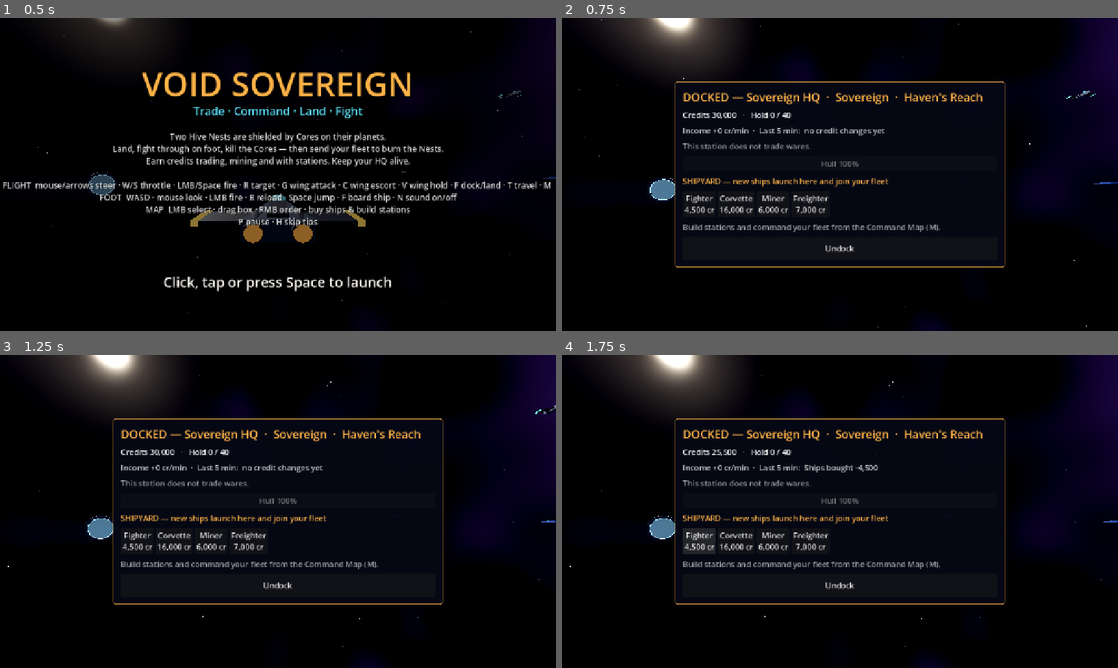
Above: before the commit, frames 1-4 (two rows, left to right).
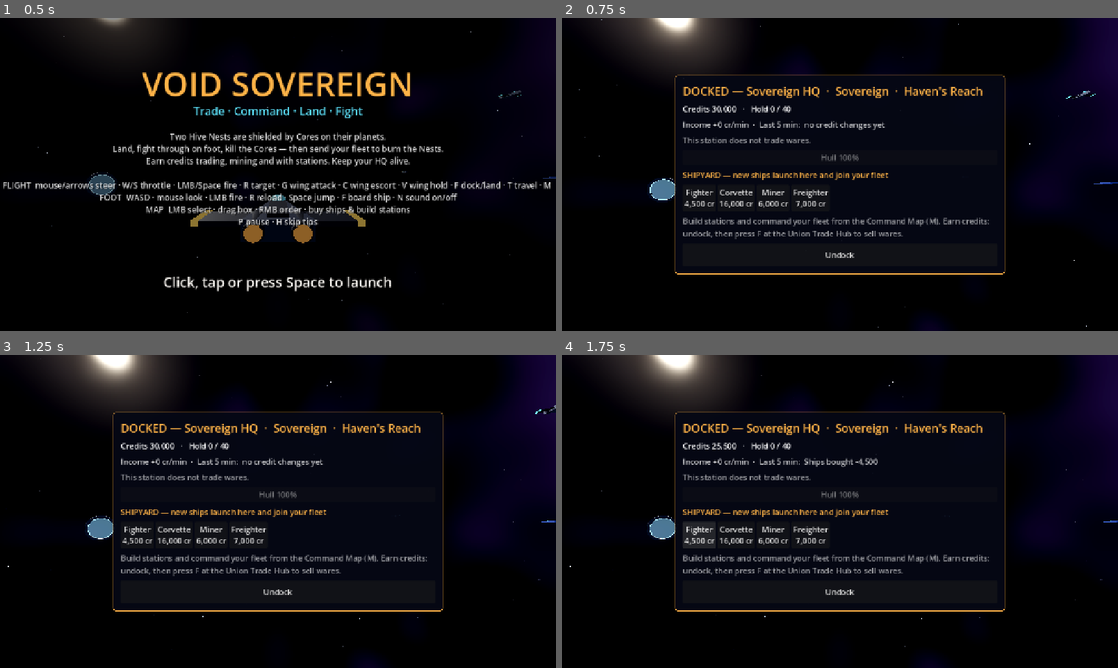
Above: after the commit, the same moments.

Repository: iladin/godot-web-games
Game: Godot game, scene res://scenes/main.tscn
Two runs of this game, one before a commit and one after it. Both use one fixed random seed, a clock stepped at 60 frames per second and the inputs below.
Inputs (mouse positions are in pixels of both pictures, inside the frame that each line leads up to):
- Up to frame 1 (0.5 s): no input
- Up to frame 2 (0.75 s): tap Enter (ui_accept) at 0.5 s; move the mouse to (962, 158) at 0.52 s; hold Up (pitch_up) from 0.53 s (still down); hold Shift (boost) from 0.53 s (still down); tap F (act) at 0.6 s; click (962, 158) at 0.67 s
- Up to frame 3 (1.25 s): keep holding Up (pitch_up); keep holding Shift (boost); tap Enter (ui_accept) at 0.77 s
- Up to frame 4 (1.75 s): release Up (pitch_up) at 1.25 s; release Shift (boost) at 1.25 s; click "Fighter 4,500 cr" at 1.25 s

Frame 1 is identical in both runs. In frame 2, 7.7% of the frame differs, in the area x 20-80%, y 18-82%; in frame 3, 7.7%; in frame 4, 7.9%.

Commit message:
studio(S0029): VS-032 First-minute touch and UX bundle
Touch ACT wording + earn hint, wing buttons to left column, map panel fold fix, shots.sh stale-PNG guard.
QA PASS, check.sh PASS.

Co-Authored-By: Claude Sonnet 5.5 <noreply@anthropic.com>
Claude-Session: https://claude.ai/code/session_016YmgZn2rENdFZaMGNL45AF

Diff:
--- a/games/void-sovereign/scripts/main.gd
+++ b/games/void-sovereign/scripts/main.gd
@@ -229,7 +229,7 @@
 		return
 	docked_at = st
 	space.set_docked(true)
-	dock.open(u, st)
+	dock.open(u, st, touch.active)
 	_set_mode("dock")
 
 
--- a/games/void-sovereign/scripts/selftest.gd
+++ b/games/void-sovereign/scripts/selftest.gd
@@ -303,6 +303,7 @@
 	_test_ai_journeys()
 	_test_sfx()
 	_test_hints()
+	_test_touch_ux()
 	_test_ledger()
 	_test_save_game()
 	_test_run_save_file()
@@ -801,6 +802,39 @@
 	u.credits = saved_credits
 
 
+## VS-032: touch layouts never overlap hit zones (RUN/JUMP, wing row), and touch wording says ACT/MAP.
+func _test_touch_ux() -> void:
+	for sz: Vector2 in [Vector2(1280, 720), Vector2(900, 720), Vector2(1280, 800)]:
+		for l: String in TouchControls.LAYOUTS:
+			var cs := TouchControls.layout_circles(l, sz)
+			for i in cs.size():
+				var ci: Dictionary = cs[i]
+				var p: Vector2 = ci["c"]
+				var r: float = ci["r"] * 1.15
+				assert(p.x - r >= 0.0 and p.x + r <= sz.x and p.y - r >= 0.0 and p.y + r <= sz.y, "%s button %s on screen at %s" % [l, ci["name"], str(sz)])
+				for j in range(i + 1, cs.size()):
+					var cj: Dictionary = cs[j]
+					var gap := p.distance_to(cj["c"]) - r - float(cj["r"]) * 1.15
+					assert(gap >= TouchControls.BTN_GAP, "%s: %s and %s hit zones overlap at %s (gap %.1f)" % [l, ci["name"], cj["name"], str(sz), gap])
+	var wing_x: float = -1.0
+	for c: Dictionary in TouchControls.layout_circles("flight", Vector2(1280, 720)):
+		if str(c["name"]).begins_with("wing_"):
+			assert((c["c"] as Vector2).x < 128.0, "wing row sits in the left column, off the world labels")
+			wing_x = (c["c"] as Vector2).x
+	assert(wing_x > 0.0, "flight layout has the wing buttons")
+	var u2 := Universe.new()
+	u2.setup(7)
+	var tch := Hud.objective_for(u2, true)
+	var kb := Hud.objective_for(u2, false)
+	assert(tch.contains("ACT") and not tch.contains("press F") and not tch.contains("M:"), "touch objective uses ACT wording: " + tch)
+	assert(kb.contains("press F"), "keyboard objective keeps F")
+	assert(Hud.earn_hint(true).contains("tap ACT") and Hud.earn_hint(false).contains("(F)"), "earn hint wording")
+	var dh := DockPanel.hq_hint(true)
+	assert(dh.contains("MAP") and dh.contains("ACT") and dh.contains("Earn") and not dh.contains("(M)"), "touch HQ dock text")
+	assert(DockPanel.hq_hint(false).contains("(M)") and DockPanel.hq_hint(false).contains("press F"), "keyboard HQ dock text")
+	print("touch ux: no overlapping buttons, ACT wording OK")
+
+
 func _test_marker_layout() -> void:
 	var col := Color.WHITE
 	var a: Array[Dictionary] = [
--- a/games/void-sovereign/scripts/test_driver.gd
+++ b/games/void-sovereign/scripts/test_driver.gd
@@ -2,7 +2,7 @@
 extends RefCounted
 ## Headless/automation hooks. `--autoplay` (used by scripts/check.sh) walks every layer
 ## in ~15 s; `--shot=<scenario> --shotfile=<png>` stages a scenario and saves a screenshot.
-## Scenarios: sortie combat_long title title_continue title_continue_touch title_confirm map dock ledger ledger_dock ledger_map surface surface_far touch touch_surface over over_map win death combat hints
+## Scenarios: sortie combat_long title title_continue title_continue_touch title_confirm map dock dock_touch touch_wing ledger ledger_dock ledger_map surface surface_far touch touch_surface over over_map win death combat hints
 ## hints_touch (+ _long variants).
 
 const TITLE_HOLD_FRAMES := 10   # autoplay idles this long on the title before launching
@@ -118,7 +118,8 @@
 			"map":
 				g._set_mode("map")
 				g.map._order_button("all")
-			"dock":
+			"dock", "dock_touch":
+				g.touch.active = g.shot_mode == "dock_touch"
 				g._on_dock(g.u.hq)
 			"ledger", "ledger_dock", "ledger_map":   # VS-024: HUD cr/min + last-5-min breakdown
 				g.space.autoplay = false
@@ -136,7 +137,7 @@
 				g._on_land(0)
 			"surface_far":
 				g._on_land(0)
-			"touch":
+			"touch", "touch_wing":
 				g.touch.active = true
 				g.touch.set_layout("none")
 				g.touch.set_layout("flight")
@@ -193,6 +194,8 @@
 		sv.fps.look_at(Vector3(sv.core_pos.x, sv.fps.position.y, sv.core_pos.z), Vector3.UP)
 		sv.fps.rotation.x = 0.0
 		sv.fps.rotation.z = 0.0
+	if g.shot_mode == "map" and _ap_step == 1 and t > 2.5:   # VS-032: buy/build buttons visible without scrolling
+		assert(g.map.fold_ok(), "map side panel: BUILD STATION buttons below the fold at %s" % str(g.map.size))
 	var wait := 6.0 if g.shot_mode == "surface" or g.shot_mode == "surface_far" else 3.0
 	if g.shot_mode == "sortie":
 		wait = 9.0
--- a/games/void-sovereign/scripts/ui/dock_panel.gd
+++ b/games/void-sovereign/scripts/ui/dock_panel.gd
@@ -16,7 +16,13 @@
 var _ship_btns: Dictionary = {}
 
 
-func open(p_u: Universe, p_st: StationData) -> void:
+## VS-032: HQ footer; touch wording uses MAP/ACT and points at income.
+static func hq_hint(touch: bool) -> String:
+	return "Build stations and command your fleet from the Command Map (%s). Earn credits: undock, then %s at the Union Trade Hub to sell wares." % [
+		"tap MAP" if touch else "M", "tap ACT" if touch else "press F"]
+
+
+func open(p_u: Universe, p_st: StationData, touch_active: bool = false) -> void:
 	u = p_u
 	st = p_st
 	for c in get_children():
@@ -97,7 +103,8 @@
 			_ship_btns[cls] = b
 	if st.kind == "hq":
 		var hint := Label.new()
-		hint.text = "Build stations and command your fleet from the Command Map (M)."
+		hint.text = hq_hint(touch_active)
+		hint.autowrap_mode = TextServer.AUTOWRAP_WORD_SMART
 		hint.modulate = Color(1, 1, 1, 0.6)
 		box.add_child(hint)
 	var undock := Button.new()
--- a/games/void-sovereign/scripts/ui/hud.gd
+++ b/games/void-sovereign/scripts/ui/hud.gd
@@ -2,6 +2,7 @@
 extends Control
 ## Flight + surface HUD, drawn by hand. Reads state from the views; never mutates it.
 
+const CYAN_HINT := Color("8fd8ff")
 const AMBER := Color("ffb347")
 const CYAN := Color("5ee6ff")
 const HIVE := Color("ff3b8d")
@@ -79,7 +80,10 @@
 	_draw_top(sz)
 	_draw_messages(sz)
 	if mode == "flight":
-		_txt(Vector2(0, sz.y - 14), "OBJECTIVE  " + objective(), 17, Color(AMBER, 0.85), HORIZONTAL_ALIGNMENT_CENTER, sz.x)
+		var tch := space != null and space.touch != null and space.touch.active
+		_txt(Vector2(0, sz.y - 14), "OBJECTIVE  " + objective_for(u, tch), 17, Color(AMBER, 0.85), HORIZONTAL_ALIGNMENT_CENTER, sz.x)
+		if u.ledger.income_per_min(u.time) <= 0.0:   # VS-032: nudge new players toward income
+			_txt(Vector2(0, sz.y - 38), earn_hint(tch), 15, Color(CYAN_HINT, 0.8), HORIZONTAL_ALIGNMENT_CENTER, sz.x)
 	if dmg_flash > 0.0:
 		var c := Color(1, 0.1, 0.2, dmg_flash * 0.35)
 		draw_rect(Rect2(0, 0, sz.x, 18), c)
@@ -327,8 +331,17 @@
 
 
 func objective() -> String:
+	return objective_for(u, false)
+
+
+## VS-032: touch players have no F or M key; say ACT / MAP instead.
+static func earn_hint(touch: bool) -> String:
+	return "Need credits? Dock at the Union Trade Hub (%s) and sell wares" % ("tap ACT" if touch else "F")
+
+
+static func objective_for(u: Universe, touch: bool) -> String:
 	if u.sectors[u.hq.sector].planet_state == "hive":
-		return "Fly to planet %s, press F to land, and destroy its Hive Core" % u.sectors[u.hq.sector].planet_name
+		return "Fly to planet %s, %s to land, and destroy its Hive Core" % [u.sectors[u.hq.sector].planet_name, "tap ACT" if touch else "press F"]
 	var shielded: Array[String] = []
 	var exposed: Array[String] = []
 	for n: StationData in u.alive_nests():
@@ -337,7 +350,7 @@
 		else:
 			exposed.append(u.sectors[n.sector].name)
 	if not exposed.is_empty():
-		return "Nest exposed in %s — bring your fleet (M: select warships, right-click the Nest)" % ", ".join(PackedStringArray(exposed))
+		return "Nest exposed in %s — bring your fleet (%s)" % [", ".join(PackedStringArray(exposed)), "tap MAP, Select warships, then Tap-to-order on the Nest" if touch else "M: select warships, right-click the Nest"]
 	if not shielded.is_empty():
 		return "Kill the Hive Cores on %s to drop the Nest shields" % ", ".join(PackedStringArray(shielded))
 	return "Hold the line"
--- a/games/void-sovereign/scripts/ui/map_view.gd
+++ b/games/void-sovereign/scripts/ui/map_view.gd
@@ -28,6 +28,9 @@
 var _drag_now: Vector2 = Vector2.ZERO
 var _side: VBoxContainer
 var _info: Label
+var _head: Label
+var _scroll: ScrollContainer
+var _build_grid: GridContainer
 var _sel_label: Label
 var _order_btns: Dictionary = {}
 var _buy_btns: Dictionary = {}
@@ -84,24 +87,25 @@
 	scroll.offset_bottom = -8
 	scroll.horizontal_scroll_mode = ScrollContainer.SCROLL_MODE_DISABLED
 	add_child(scroll)
+	_scroll = scroll
 	_side = VBoxContainer.new()
 	_side.custom_minimum_size = Vector2(SIDE_W - 30, 0)
 	_side.add_theme_constant_override("separation", 6)
 	scroll.add_child(_side)
-	_info = Label.new()
-	_info.autowrap_mode = TextServer.AUTOWRAP_WORD_SMART
-	_side.add_child(_info)
-	_sel_label = Label.new()
-	_sel_label.autowrap_mode = TextServer.AUTOWRAP_WORD_SMART
-	_sel_label.add_theme_color_override("font_color", AMBER)
-	_side.add_child(_sel_label)
+	# VS-032: one-line status first, details (fleet, ledger, selection) after the buy/build
+	# buttons, so BUY SHIPS / BUILD STATION stay on screen at 900x720 without scrolling.
+	_head = Label.new()
+	_head.autowrap_mode = TextServer.AUTOWRAP_WORD_SMART
+	_head.add_theme_color_override("font_color", AMBER)
+	_head.add_theme_font_size_override("font_size", 15)
+	_side.add_child(_head)
 	var orders := GridContainer.new()
 	orders.columns = 2
 	_side.add_child(orders)
 	for o: Array in [["patrol", "Patrol"], ["escort", "Escort me"], ["trade", "Auto-trade"], ["mine", "Auto-mine"], ["idle", "Stop"], ["all", "Select warships"]]:
 		var b := Button.new()
 		b.text = o[1]
-		b.custom_minimum_size = Vector2(140, 40)
+		b.custom_minimum_size = Vector2(140, 34)
 		var key: String = o[0]
 		b.pressed.connect(func() -> void: _order_button(key))
 		orders.add_child(b)
@@ -119,7 +123,7 @@
 	_side.add_child(buys)
 	for cls: String in Defs.PLAYER_BUYABLE:
 		var b2 := Button.new()
-		b2.custom_minimum_size = Vector2(140, 48)
+		b2.custom_minimum_size = Vector2(140, 42)
 		b2.clip_text = true
 		b2.pressed.connect(func() -> void:
 			var s := u.buy_ship(cls, u.hq)
@@ -131,18 +135,31 @@
 	var builds := GridContainer.new()
 	builds.columns = 2
 	_side.add_child(builds)
+	_build_grid = builds
 	for kind: String in Defs.PLAYER_BUILDABLE:
 		var b3 := Button.new()
-		b3.custom_minimum_size = Vector2(140, 48)
+		b3.custom_minimum_size = Vector2(140, 42)
 		b3.clip_text = true
 		b3.pressed.connect(func() -> void: build_kind = kind if build_kind != kind else "")
 		builds.add_child(b3)
 		_build_btns[kind] = b3
+	_info = Label.new()
+	_info.autowrap_mode = TextServer.AUTOWRAP_WORD_SMART
+	_side.add_child(_info)
+	_sel_label = Label.new()
+	_sel_label.autowrap_mode = TextServer.AUTOWRAP_WORD_SMART
+	_sel_label.add_theme_color_override("font_color", AMBER)
+	_side.add_child(_sel_label)
 	var close := Button.new()
 	close.text = "Close map (M)"
 	close.custom_minimum_size = Vector2(0, 48)
 	close.pressed.connect(func() -> void: close_requested.emit())
 	_side.add_child(close)
+
+
+## VS-032: true when the last BUILD STATION button ends inside the side scroll area (no scrolling needed).
+func fold_ok() -> bool:
+	return _build_grid.get_global_rect().end.y <= _scroll.get_global_rect().end.y + 0.5
 
 
 func _header(s: String) -> Label:
@@ -187,7 +204,8 @@
 			counts[c] = int(counts.get(c, 0)) + 1
 	var fleet := ", ".join(counts.keys().map(func(k: String) -> String: return "%s ×%d" % [k, counts[k]]))
 	var pstate := {"hive": "Hive Core (threat %d)" % s.level, "colony": "Your colony", "union": "Union world"}
-	_info.text = "%s\nPlanet %s: %s\nCredits %s\nFleet: %s\n%s" % [s.name, s.planet_name, pstate[s.planet_state], Hud._fmt(u.credits), fleet if fleet != "" else "none", Hud.ledger_text(u, 4)]
+	_head.text = "Credits %s  ·  %s" % [Hud._fmt(u.credits), "%d selected" % selected.size() if not selected.is_empty() else "none selected"]
+	_info.text = "%s\nPlanet %s: %s\nFleet: %s\n%s" % [s.name, s.planet_name, pstate[s.planet_state], fleet if fleet != "" else "none", Hud.ledger_text(u, 4)]
 	if selected.is_empty():
 		_sel_label.text = "Click or drag-box your ships to select. Right-click to order."
 	else:
@@ -195,7 +213,7 @@
 		for id: int in selected.slice(0, 6):
 			var sh := u.get_ent(id) as ShipData
 			lines.append("%s — %s%s" % [sh.display_name, sh.order, "" if sh.sector == view_sector else " (%s)" % u.sectors[sh.sector].name])
-		_sel_label.text = "%d selected\n%s" % [selected.size(), "\n".join(lines)]
+		_sel_label.text = "\n".join(lines)
 	for cls: String in _buy_btns:
 		var cost := int(Defs.SHIP[cls]["cost"])
 		(_buy_btns[cls] as Button).text = "%s\n%s" % [Defs.SHIP[cls]["name"], Hud._fmt(cost)]
--- a/games/void-sovereign/scripts/ui/touch_controls.gd
+++ b/games/void-sovereign/scripts/ui/touch_controls.gd
@@ -10,6 +10,11 @@
 ## Utility row (SND/TRVL/MAP) sits below the HUD message log (top-right, 24 px per line from
 ## y=30): clear of 4 stacked messages, above ACT, and right of the centred tutorial tip box.
 const TOP_ROW_Y := 190.0
+## VS-032: wing orders sit in a column on the left edge (world labels and the ship fill the
+## centre-right); RUN is spaced so its hit zone clears JUMP's.
+const WING_R := 32.0
+const WING_X := 52.0
+const BTN_GAP := 8.0    # min clear gap between any two buttons' hit zones (selftest)
 
 var active: bool = false          # a touch has ever been seen
 var layout: String = "none"       # none | flight | surface
@@ -28,14 +33,14 @@
 const LAYOUTS: Dictionary = {
 	"flight": [["fire", "FIRE", Vector2(-120, -130), 62.0], ["boost", "BOOST", Vector2(-250, -90), 0.0],
 		["thr_up", "THR+", Vector2(-110, -290), 0.0], ["thr_dn", "THR-", Vector2(-230, -230), 0.0],
-		["target", "TGT", Vector2(-360, -80), 0.0], ["act", "ACT", Vector2(-120, -420), 0.0],
+		["target", "TGT", Vector2(-372, -80), 0.0], ["act", "ACT", Vector2(-120, -420), 0.0],
 		["map", "MAP", Vector2(-80, TOP_ROW_Y), 0.0], ["travel", "TRVL", Vector2(-200, TOP_ROW_Y), 0.0],
 		["mute", "SND", Vector2(-320, TOP_ROW_Y), 0.0],
-		["wing_atk", "ATK", Vector2(-400, TOP_ROW_Y + 80.0), 0.0], ["wing_esc", "ESC", Vector2(-520, TOP_ROW_Y + 80.0), 0.0],
-		["wing_hold", "HOLD", Vector2(-640, TOP_ROW_Y + 80.0), 0.0]],
+		["wing_atk", "ATK", Vector2(WING_X, 290.0), WING_R], ["wing_esc", "ESC", Vector2(WING_X, 374.0), WING_R],
+		["wing_hold", "HOLD", Vector2(WING_X, 458.0), WING_R]],
 	"surface": [["fire", "FIRE", Vector2(-120, -130), 62.0], ["jump", "JUMP", Vector2(-250, -90), 0.0],
 		["reload", "RLD", Vector2(-120, -290), 0.0], ["act", "ACT", Vector2(-260, -230), 0.0],
-		["sprint", "RUN", Vector2(-380, -80), 0.0], ["mute", "SND", Vector2(-320, TOP_ROW_Y), 0.0]],
+		["sprint", "RUN", Vector2(-400, -60), 0.0], ["mute", "SND", Vector2(-320, TOP_ROW_Y), 0.0]],
 }
 
 
@@ -57,15 +62,20 @@
 
 
 func _relayout() -> void:
-	_buttons.clear()
-	var sz := size
-	for b: Array in LAYOUTS.get(layout, []):
+	_buttons = layout_circles(layout, size)
+
+
+## Button centres + hit radii for a layout at a viewport size (shared by _relayout and selftest).
+static func layout_circles(l: String, sz: Vector2) -> Array[Dictionary]:
+	var out: Array[Dictionary] = []
+	for b: Array in LAYOUTS.get(l, []):
 		var off: Vector2 = b[2]
 		var c := Vector2(sz.x + off.x if off.x < 0 else off.x, sz.y + off.y if off.y < 0 else off.y)
 		if off.y > 0:
 			c.y = off.y
 		var r: float = b[3] if float(b[3]) > 0.0 else BTN_RADIUS
-		_buttons.append({"name": b[0], "label": b[1], "c": c, "r": r})
+		out.append({"name": b[0], "label": b[1], "c": c, "r": r})
+	return out
 
 
 func held(n: String) -> bool:
--- a/games/void-sovereign/studio/state.json
+++ b/games/void-sovereign/studio/state.json
@@ -5,9 +5,9 @@
     "since": "",
     "session": ""
   },
-  "session_counter": 28,
-  "last_session": "S0028",
+  "session_counter": 29,
+  "last_session": "S0029",
   "last_mode": "BUILD",
   "last_review_session": "S0025",
-  "builds_since_review": 4
+  "builds_since_review": 5
 }
Not shown, changed: games/void-sovereign/HANDOVER.md
Not shown, changed: games/void-sovereign/studio/BACKLOG.md
Not shown, changed: games/void-sovereign/studio/LOG.md
Not shown, changed: scripts/studio/shots.sh
